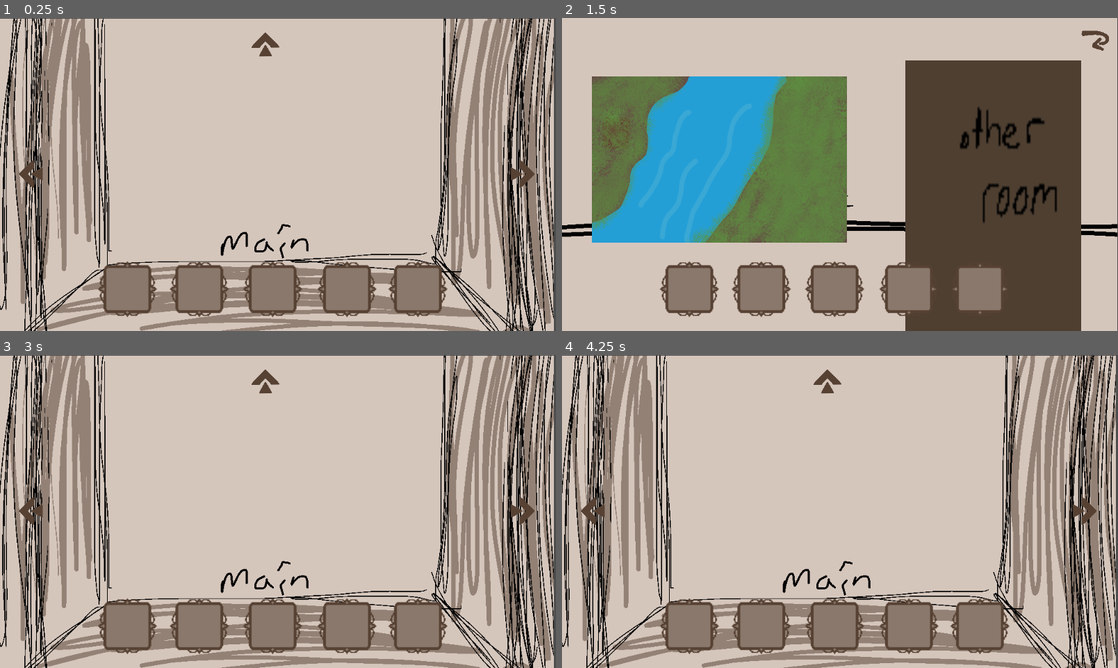
Above: before the commit, frames 1-4 (two rows, left to right).
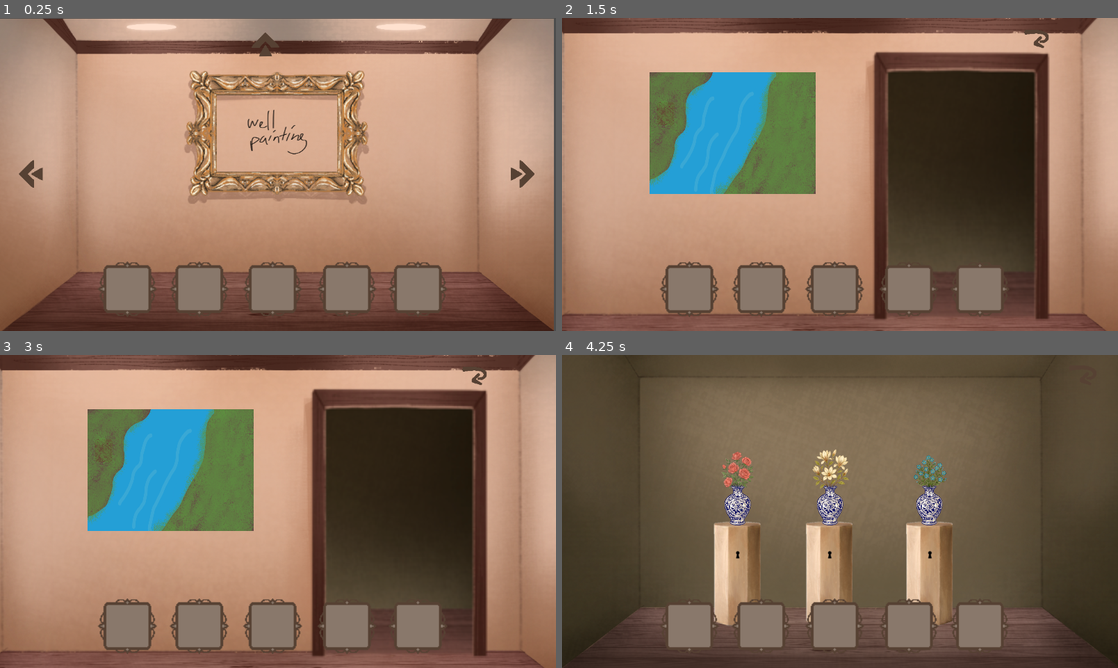
Above: after the commit, the same moments.

Repository: yaliu10/Escape-Room
Game: Godot game, scene res://room.tscn
The game is run twice, just before and just after one commit, with the same random seed, the same clock (stepped at 60 frames per second) and the same inputs.
Inputs (mouse positions are in pixels of both pictures, inside the frame that each line leads up to):
- Up to frame 1 (0.25 s): no input
- Up to frame 2 (1.5 s): tap Enter at 0.5 s; drag from (595, 174) to (689, 290) at 0.52 s; tap Space at 1.25 s; drag from (1079, 174) to (689, 290) at 1.27 s
- Up to frame 3 (3 s): tap Enter at 2 s; move the mouse to (266, 386) at 2.02 s; click (266, 386) at 2.17 s; tap Space at 2.75 s; drag from (533, 376) to (200, 624) at 2.77 s
- Up to frame 4 (4.25 s): tap Enter at 3.5 s; move the mouse to (1006, 558) at 3.52 s; click (1006, 558) at 3.67 s

The runs differ from the first frame. In frame 1, 90% of the frame differs, in the area x 0-100%, y 0-100%; in frame 2, 78%; in frame 3, 92%; in frame 4, 91%.

Commit message:
updated art + well key works for some reason now

Diff:
--- a/escape-room/room.tscn
+++ b/escape-room/room.tscn
@@ -1,33 +1,34 @@
-[gd_scene load_steps=60 format=3 uid="uid://cfy243i0kd1cb"]
+[gd_scene load_steps=61 format=3 uid="uid://cfy243i0kd1cb"]
 
 [ext_resource type="Script" path="res://room.gd" id="1_px8ol"]
-[ext_resource type="Texture2D" uid="uid://dtxuwn72v6iui" path="res://art/main room.PNG" id="2_husx8"]
+[ext_resource type="Texture2D" uid="uid://cedv7qv502mae" path="res://room art/IMG_2881.PNG" id="2_jm4r0"]
 [ext_resource type="Texture2D" uid="uid://coljdj07q3k73" path="res://art/IMG_2833.PNG" id="3_aue2j"]
 [ext_resource type="Texture2D" uid="uid://is5n476fgekw" path="res://art/arrow.PNG" id="3_bma02"]
-[ext_resource type="Texture2D" uid="uid://b0ntdu2glqfxn" path="res://art/left wall.PNG" id="4_of1yb"]
+[ext_resource type="Texture2D" uid="uid://gnls6tl7sj5n" path="res://room art/IMG_2885.PNG" id="5_5870f"]
 [ext_resource type="Texture2D" uid="uid://o3xsmuyt5k5g" path="res://art/return.PNG" id="5_xourl"]
-[ext_resource type="Texture2D" uid="uid://b6h25a8ai2hog" path="res://art/right Wall.PNG" id="6_nnuvc"]
 [ext_resource type="Texture2D" uid="uid://drofonil8t46s" path="res://art/painting 1.PNG" id="6_x17j6"]
 [ext_resource type="Texture2D" uid="uid://cpnjyi65ef1vx" path="res://art/pedestal.PNG" id="7_3apwh"]
-[ext_resource type="Texture2D" uid="uid://cncut3a30jwir" path="res://art/front wall.PNG" id="7_nxmvr"]
 [ext_resource type="Texture2D" uid="uid://dvrip7p7nnf3p" path="res://art/roses.png" id="8_eqhil"]
-[ext_resource type="Texture2D" uid="uid://b0v17h142a12w" path="res://art/IMG_2863.PNG" id="8_ocwvg"]
 [ext_resource type="Texture2D" uid="uid://b53bg2lus4gyy" path="res://art/IMG_2865.PNG" id="9_q6k2w"]
 [ext_resource type="Texture2D" uid="uid://coldwawqhss2v" path="res://art/magnolia_in_vase.png" id="9_urks6"]
 [ext_resource type="Texture2D" uid="uid://c11g87krbneh6" path="res://art/forget_me_not.png" id="10_5hx6m"]
 [ext_resource type="Texture2D" uid="uid://cx0josiqod7f8" path="res://art/IMG_2864.PNG" id="11_1avih"]
+[ext_resource type="Texture2D" uid="uid://c3daujsb8slwb" path="res://room art/IMG_2884.PNG" id="11_kfci7"]
 [ext_resource type="Script" path="res://Scripts/item.gd" id="12_6j7kt"]
 [ext_resource type="Texture2D" uid="uid://bpxq4eq2ofdtj" path="res://art/IMG_2857.PNG" id="13_kk5r4"]
+[ext_resource type="Texture2D" uid="uid://bsy3t00omi5r0" path="res://room art/IMG_2887.PNG" id="13_minuk"]
 [ext_resource type="Texture2D" uid="uid://ks7jr0qw0w5j" path="res://art/IMG_2858.PNG" id="13_nqj54"]
+[ext_resource type="Texture2D" uid="uid://bgpsrw5g0d62q" path="res://room art/IMG_2883.PNG" id="14_sgx0v"]
 [ext_resource type="Texture2D" uid="uid://cjj0w5nq385m1" path="res://art/IMG_2860.PNG" id="15_bv533"]
 [ext_resource type="Texture2D" uid="uid://dxwpnls8cv6ed" path="res://art/IMG_2862.PNG" id="15_kdw0l"]
+[ext_resource type="Texture2D" uid="uid://v636sor56xk4" path="res://room art/IMG_2882.PNG" id="16_3b2s1"]
 [ext_resource type="Texture2D" uid="uid://ce4f4wrwh13xj" path="res://art/IMG_2861.PNG" id="16_22rhc"]
 [ext_resource type="Texture2D" uid="uid://dklo3a56i6ypn" path="res://art/IMG_2859.PNG" id="16_fw5fg"]
 [ext_resource type="Texture2D" uid="uid://b7eimlxrbmt72" path="res://art/Hollyhock.png" id="17_k5f7d"]
 [ext_resource type="Texture2D" uid="uid://qgndunpgl4lh" path="res://art/Forget me not.png" id="17_txuyg"]
-[ext_resource type="Texture2D" uid="uid://mwlxqxw02hyy" path="res://art/chisel.PNG" id="21_56284"]
 [ext_resource type="Texture2D" uid="uid://ds552hk8olw1w" path="res://art/ph-closed case.PNG" id="22_grjj2"]
 [ext_resource type="Texture2D" uid="uid://bwsn7jxnip1o3" path="res://art/ph-opened case.PNG" id="23_58ajg"]
+[ext_resource type="Texture2D" uid="uid://dth0ppj03on7q" path="res://art/IMG_0218.PNG" id="25_dfims"]
 [ext_resource type="Texture2D" uid="uid://lfk6lm2ogsnb" path="res://art/IMG_2856.PNG" id="25_xljdd"]
 [ext_resource type="Texture2D" uid="uid://b08qdw4sxt8o" path="res://art/Rose.png" id="26_ur4sx"]
 
@@ -62,7 +63,7 @@
 size = Vector2(968.779, 556.395)
 
 [sub_resource type="RectangleShape2D" id="RectangleShape2D_jn2m4"]
-size = Vector2(76.6272, 61.4887)
+size = Vector2(297.993, 360.922)
 
 [sub_resource type="CircleShape2D" id="CircleShape2D_uxcqm"]
 radius = 35.1381
@@ -128,7 +129,7 @@
 offset_top = 1.0
 offset_right = 1148.0
 offset_bottom = 651.0
-texture = ExtResource("2_husx8")
+texture = ExtResource("2_jm4r0")
 expand_mode = 1
 
 [node name="Inventory Slot1" type="Sprite2D" parent="."]
@@ -239,12 +240,11 @@
 [node name="Flower Room" type="Sprite2D" parent="."]
 visible = false
 z_index = 2
-position = Vector2(575.25, 326.25)
-scale = Vector2(1.12256, 1.08583)
-texture = ExtResource("7_nxmvr")
+texture = ExtResource("5_5870f")
+centered = false
 
 [node name="Flower Room Return" type="Sprite2D" parent="Flower Room"]
-position = Vector2(451.424, -257.176)
+position = Vector2(1079, 41)
 texture = ExtResource("5_xourl")
 
 [node name="Flower Return Area" type="Area2D" parent="Flower Room/Flower Room Return"]
@@ -253,7 +253,7 @@
 shape = SubResource("CircleShape2D_5isxk")
 
 [node name="Rose" type="Sprite2D" parent="Flower Room"]
-position = Vector2(-197.094, 30.1612)
+position = Vector2(363.609, 452.924)
 scale = Vector2(1.25609, 1.25609)
 texture = ExtResource("7_3apwh")
 
@@ -264,7 +264,7 @@
 shape = SubResource("CircleShape2D_g4sna")
 
 [node name="Magnolia" type="Sprite2D" parent="Flower Room"]
-position = Vector2(-6.45847, 30.1612)
+position = Vector2(554.244, 452.924)
 scale = Vector2(1.25609, 1.25609)
 texture = ExtResource("7_3apwh")
 
@@ -275,7 +275,7 @@
 shape = SubResource("CircleShape2D_yv2la")
 
 [node name="Forget" type="Sprite2D" parent="Flower Room"]
-position = Vector2(201.103, 30.1612)
+position = Vector2(761.806, 452.924)
 scale = Vector2(1.25609, 1.25609)
 texture = ExtResource("7_3apwh")
 
@@ -286,25 +286,24 @@
 shape = SubResource("CircleShape2D_7s8mr")
 
 [node name="Rose Vase" type="Sprite2D" parent="Flower Room"]
-position = Vector2(-195.313, -145.741)
+position = Vector2(365.39, 277.022)
 scale = Vector2(0.566812, 0.566812)
 texture = ExtResource("8_eqhil")
 
 [node name="Mag Vase" type="Sprite2D" parent="Flower Room"]
-position = Vector2(-3.78597, -145.741)
+position = Vector2(556.917, 277.022)
 scale = Vector2(0.566812, 0.566812)
 texture = ExtResource("9_urks6")
 
 [node name="Forget Vase" type="Sprite2D" parent="Flower Room"]
-position = Vector2(201.994, -145.741)
+position = Vector2(762.697, 277.022)
 scale = Vector2(0.566812, 0.566812)
 texture = ExtResource("10_5hx6m")
 
 [node name="Left Wall" type="Sprite2D" parent="."]
 visible = false
 z_index = 1
-scale = Vector2(1.12402, 1.08333)
-texture = ExtResource("4_of1yb")
+texture = ExtResource("11_kfci7")
 centered = false
 
 [node name="Left Wall Return" type="Sprite2D" parent="Left Wall"]
@@ -318,8 +317,8 @@
 shape = SubResource("CircleShape2D_lu6b0")
 
 [node name="Left Painting" type="Sprite2D" parent="Left Wall"]
-position = Vector2(290.031, 270.462)
-scale = Vector2(0.459166, 0.529231)
+position = Vector2(353.562, 238.346)
+scale = Vector2(0.335082, 0.422179)
 texture = ExtResource("6_x17j6")
 
 [node name="Left Painting Area" type="Area2D" parent="Left Wall/Left Painting"]
@@ -329,21 +328,19 @@
 shape = SubResource("RectangleShape2D_kii1n")
 
 [node name="Entrance" type="Sprite2D" parent="Left Wall"]
-position = Vector2(795.315, 343.578)
-scale = Vector2(3.23927, 5.23925)
-texture = ExtResource("8_ocwvg")
+position = Vector2(827, 347)
+texture = ExtResource("13_minuk")
 
 [node name="Entrance Area" type="Area2D" parent="Left Wall/Entrance"]
 
 [node name="CollisionShape2D" type="CollisionShape2D" parent="Left Wall/Entrance/Entrance Area"]
-position = Vector2(-0.672836, -15.1006)
+position = Vector2(2.00342, -49.4612)
 shape = SubResource("RectangleShape2D_jn2m4")
 
 [node name="Right Wall" type="Sprite2D" parent="."]
 visible = false
 z_index = 1
-scale = Vector2(1.12012, 1.085)
-texture = ExtResource("6_nnuvc")
+texture = ExtResource("14_sgx0v")
 centered = false
 
 [node name="Right Wall Return" type="Sprite2D" parent="Right Wall"]
@@ -370,8 +367,7 @@
 [node name="Front Wall" type="Sprite2D" parent="."]
 visible = false
 z_index = 1
-scale = Vector2(1.12012, 1.085)
-texture = ExtResource("7_nxmvr")
+texture = ExtResource("16_3b2s1")
 centered = false
 
 [node name="Front Wall Return" type="Sprite2D" parent="Front Wall"]
@@ -384,8 +380,8 @@
 shape = SubResource("CircleShape2D_w43hp")
 
 [node name="Front Painting" type="Sprite2D" parent="Front Wall"]
-position = Vector2(211.585, 96.7742)
-scale = Vector2(0.571055, 0.643625)
+position = Vector2(383, 199)
+scale = Vector2(0.375, 0.413333)
 texture = ExtResource("11_1avih")
 centered = false
 
@@ -527,7 +523,7 @@
 z_index = 1
 position = Vector2(832.889, 420.828)
 scale = Vector2(0.203674, 0.203674)
-texture = ExtResource("21_56284")
+texture = ExtResource("25_dfims")
 script = ExtResource("12_6j7kt")
 item_id = 5
 
Binary file added: escape-room/art/IMG_0218.PNG
Not shown, added: escape-room/art/IMG_0218.PNG.import
Binary file added: escape-room/room art/IMG_2881.PNG
Not shown, added: escape-room/room art/IMG_2881.PNG.import
Binary file added: escape-room/room art/IMG_2882.PNG
Not shown, added: escape-room/room art/IMG_2882.PNG.import
Binary file added: escape-room/room art/IMG_2883.PNG
Not shown, added: escape-room/room art/IMG_2883.PNG.import
Binary file added: escape-room/room art/IMG_2884.PNG
Not shown, added: escape-room/room art/IMG_2884.PNG.import
Binary file added: escape-room/room art/IMG_2885.PNG
Not shown, added: escape-room/room art/IMG_2885.PNG.import
(and 2 more such lines)
